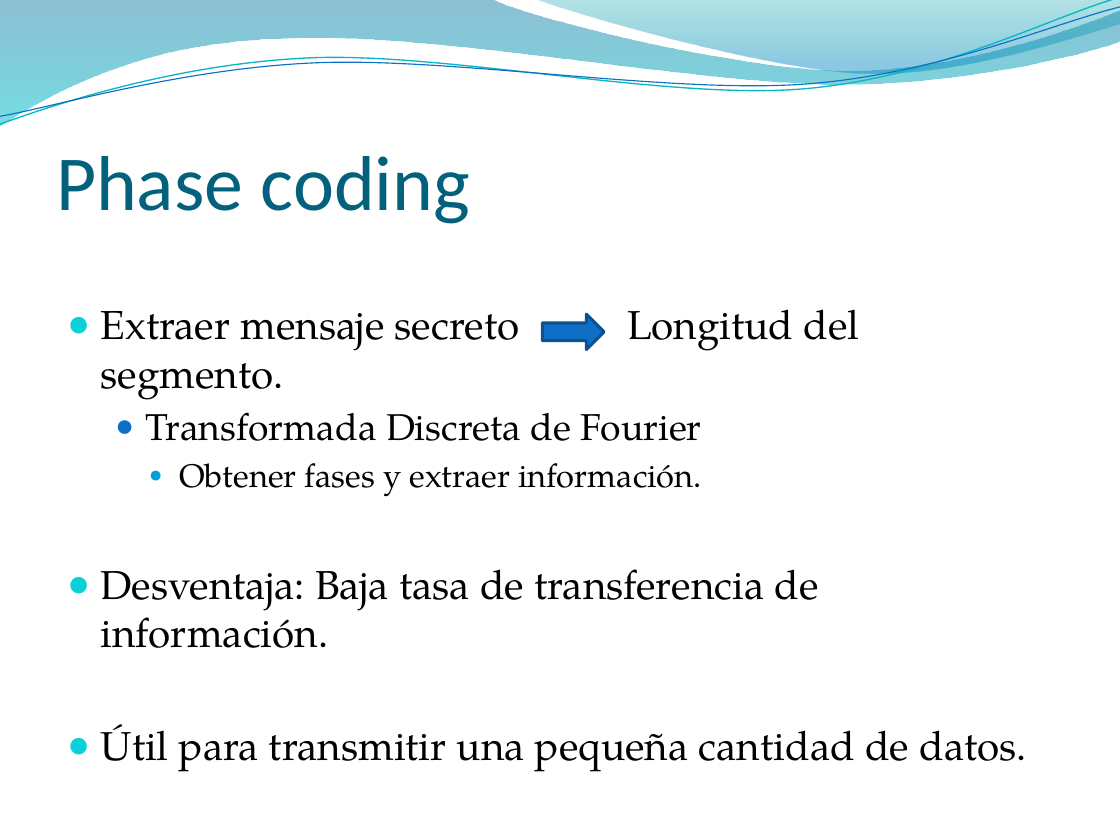
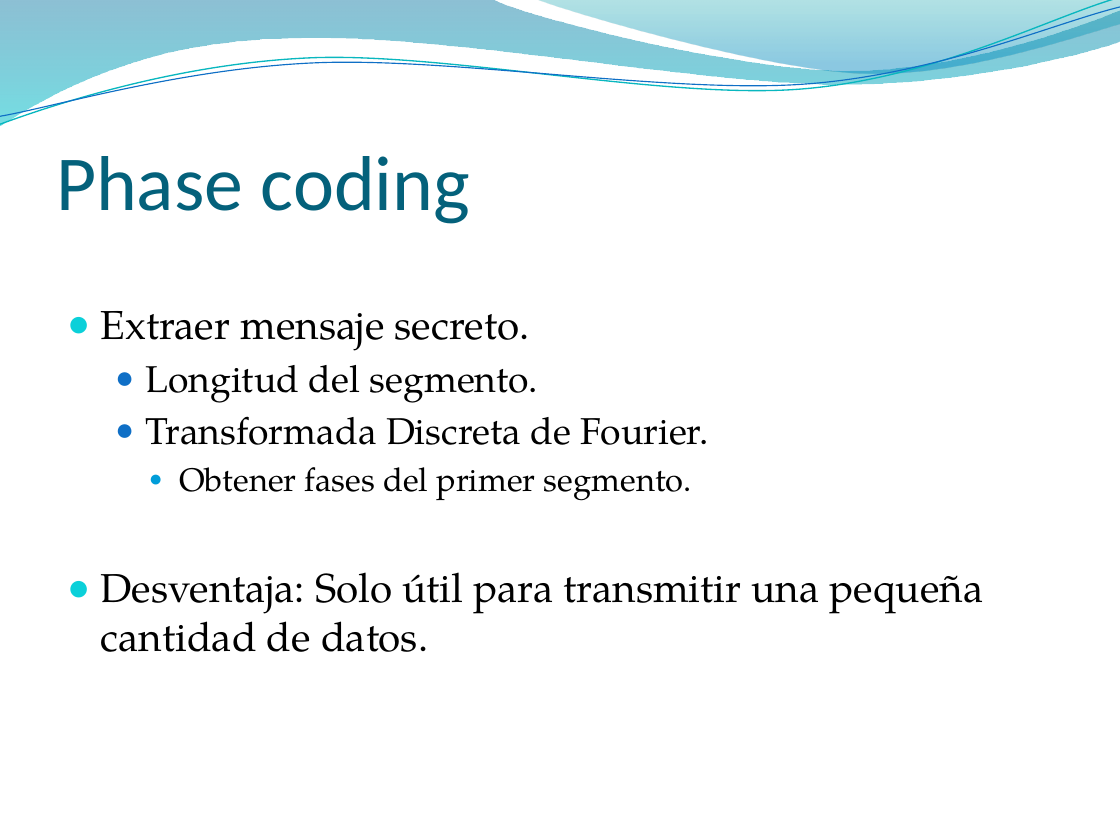
Before and after one commit to pasruiben/esteganografia-criptografia, a slide deck: slide 38 of doc/Ocultar datos en archivos de sonido.pptx (slide 39 before the commit). Drawn at 1120x840 pixels with LibreOffice and Linux fonts; fonts in the diff are those of the drawing; background and template pictures are left out. Boxes give left, top, right and bottom in pixels: in the first picture for what was removed or moved away, otherwise in the second. Text is boxed around its words. In the diff, an @@ line names an element or a change of style, - is before the commit and + after.

```diff
--- a/doc/Ocultar datos en archivos de sonido.pptx
+++ b/doc/Ocultar datos en archivos de sonido.pptx
@@ text at (x1=101, y1=311, x2=984, y2=652): text changed @@
-● Extraer mensaje secreto Longitud del segmento.
-  ● Transformada Discreta de Fourier
-    ● Obtener fases y extraer información.
-● Desventaja: Baja tasa de transferencia de información.
-● Útil para transmitir una pequeña cantidad de datos.
+● Extraer mensaje secreto.
+  ● Longitud del segmento.
+  ● Transformada Discreta de Fourier.
+    ● Obtener fases del primer segmento.
+● Desventaja: Solo útil para transmitir una pequeña cantidad de datos.
@@ right arrow removed at (x1=542, y1=315, x2=604, y2=349) @@
```
Also in this commit, not shown: 32 other slides changed, 4 slides added, 4 slides removed.
